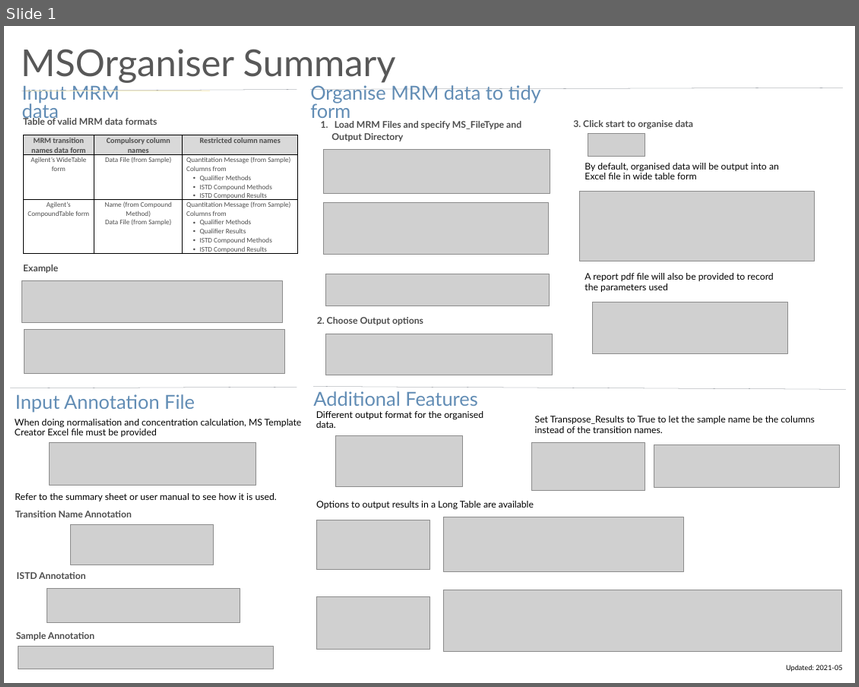
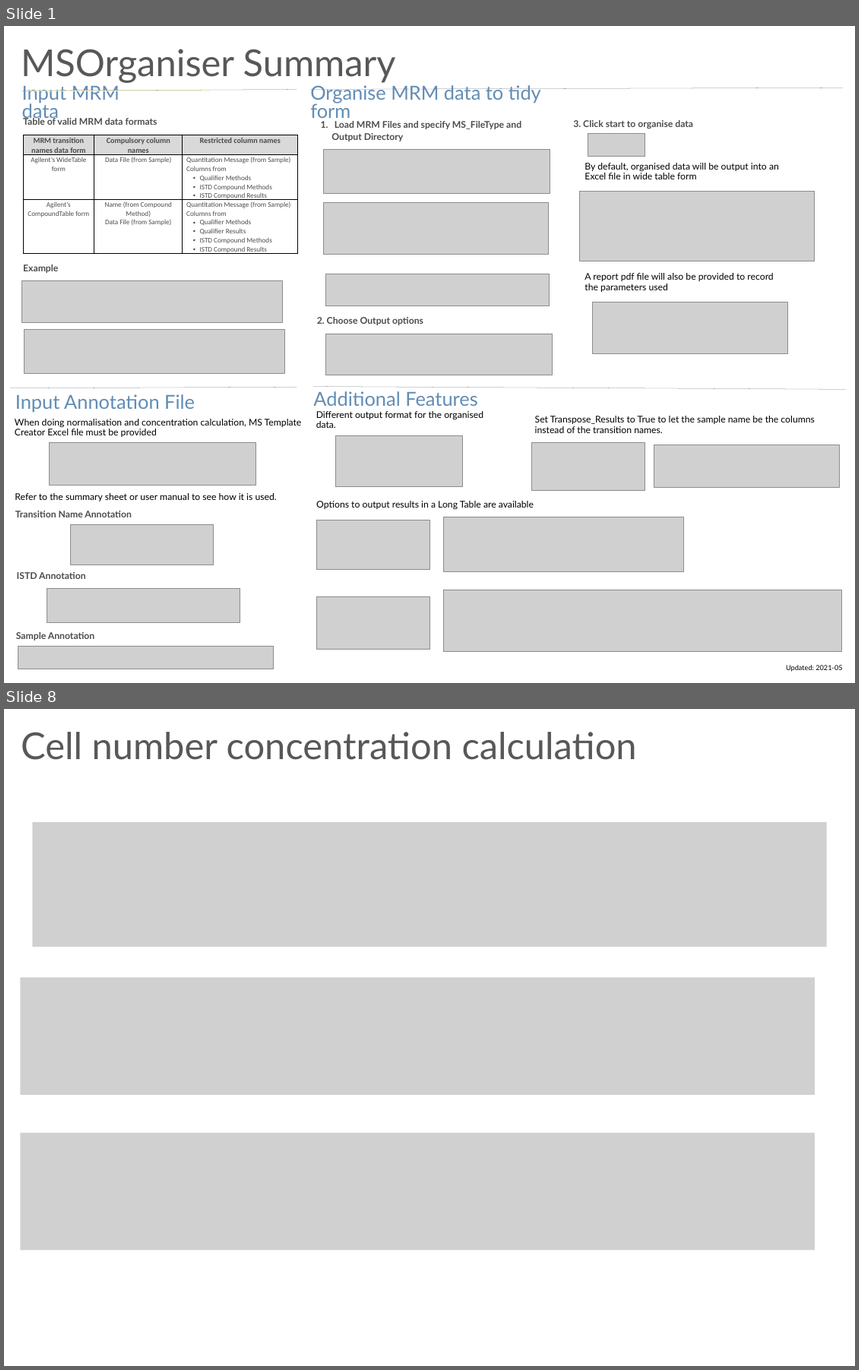
Before and after one commit to SLINGhub/MSOrganiser, a slide deck: docs/MSOrganiser_Summary.pptx. Shown one above the other, each under a label of ours: slide 1 before the commit, slides 1 and 8 after it; the slides between them are not shown. The pictures are 859x687 and 859x1370 pixels, drawn with LibreOffice and Linux fonts; fonts in the diff are those of the drawing; grey boxes stand for pictures. Boxes give left, top, right and bottom in pixels: in the first picture for what was removed or moved away, otherwise in the second. Text is boxed around its words. In the diff, an @@ line names an element or a change of style, - is before the commit and + after.

Commit message:
Update slides on how to do protein and cell number concentration calculation.

```diff
--- a/docs/MSOrganiser_Summary.pptx
+++ b/docs/MSOrganiser_Summary.pptx
@@ slide 8 added at [4,709,855,1366], background #FFFFFF @@
@@ title added at [21,732,637,760], 48 pt, text #585858 @@
+Cell number concentration calculation
@@ picture added at [32,822,827,947] @@
@@ picture added at [20,977,814,1095] @@
@@ picture added at [68,1002,130,1041] @@
@@ picture added at [20,1134,814,1251] @@
@@ picture added at [68,1154,130,1193] @@
```
Also in this commit, not shown: 1 slide changed, 6 other slides added.
